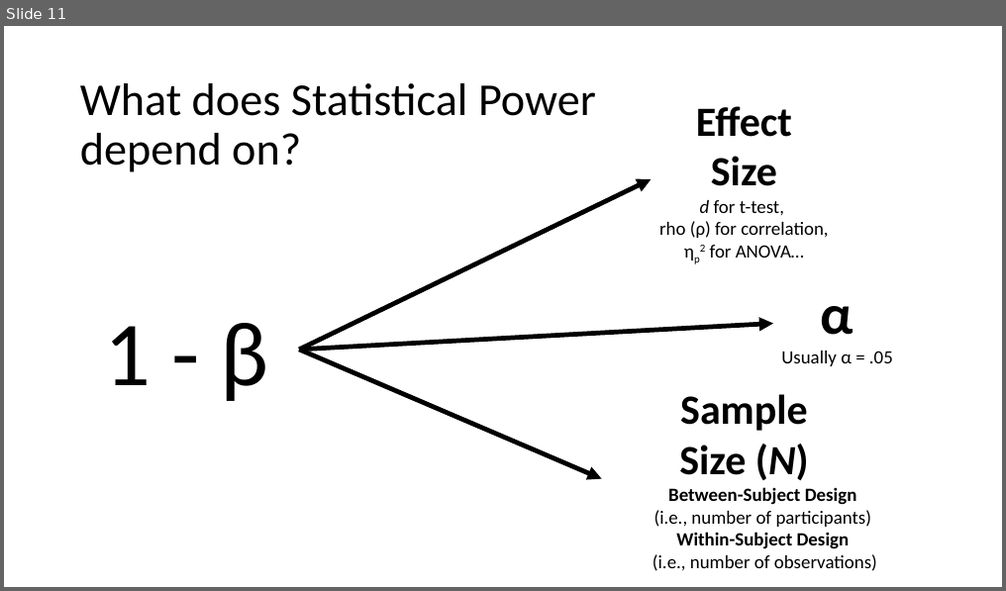
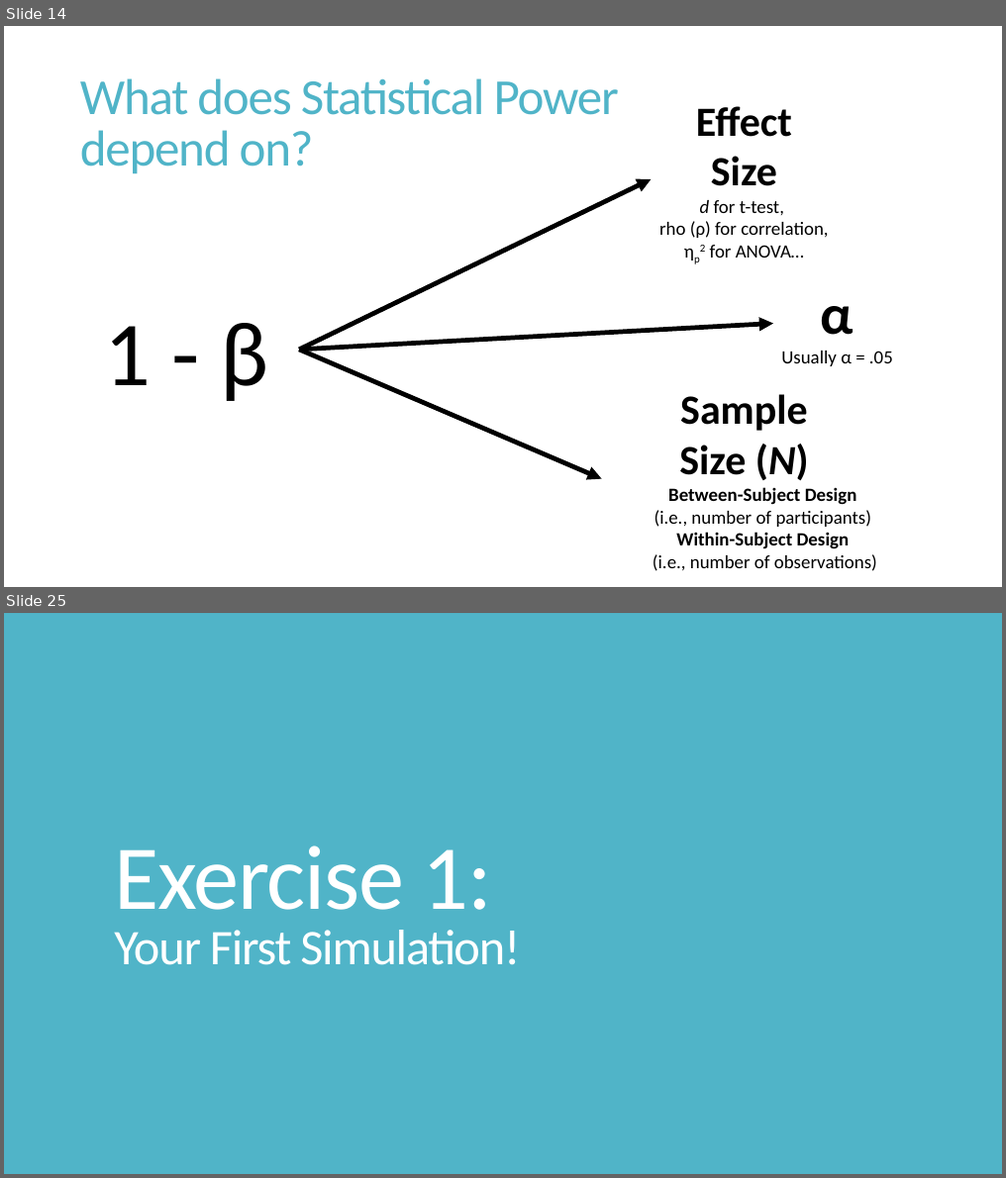
Before and after one commit to ncypris/power_sim, a slide deck: Power Simulation Workshop.pptx. Shown one above the other, each under a label of ours: slide 11 before the commit, slides 14 and 25 after it; the slides between them are not shown. The pictures are 1006x591 and 1006x1178 pixels, drawn with LibreOffice and Linux fonts; fonts in the diff are those of the drawing. Boxes give left, top, right and bottom in pixels: in the first picture for what was removed or moved away, otherwise in the second. Text is boxed around its words. In the diff, an @@ line names an element or a change of style, - is before the commit and + after.

Commit message:
Format and extra slides

```diff
--- a/Power Simulation Workshop.pptx
+++ b/Power Simulation Workshop.pptx
@@ slide 25 added at (x1=4, y1=613, x2=1002, y2=1174), background #50B4C8 @@
@@ title added at (x1=114, y1=846, x2=520, y2=965), 48 pt, text #FFFFFF @@
+Exercise 1:
+Your First Simulation!
@@ what was slide 11 is now slide 14 @@
@@ slide 14 changed as well @@
@@ title "What does Statistical Power depend ..." at (x1=80, y1=78, x2=619, y2=174): size 44 to 48.6 pt, text colour #000000 to #50B4C8, letter spacing 0 to -1.2 pt; line spacing 0.9 to 0.85 @@
```
Also in this commit, not shown: 14 other slides changed, 14 other slides added, 1 slide removed.
